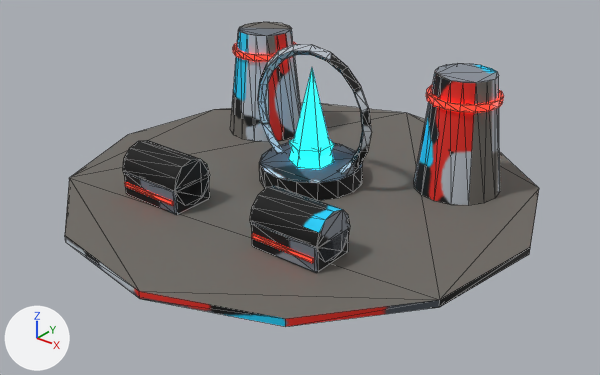
The glTF model game/assets/models/district_scifi_c_red.glb, before and after one commit.
Camera for both pictures: a 50 mm camera at (1.435, -1.801, 1.112) aimed at (0.043, -0.059, 0.032). Every picture has the same lights, and +X, +Y and +Z are marked at lower left. The first picture is the older version. Mesh edges are drawn as thin lines. Vertices at exactly the same position are counted once.

In view in the first picture: 'district_scifi_c_red'.
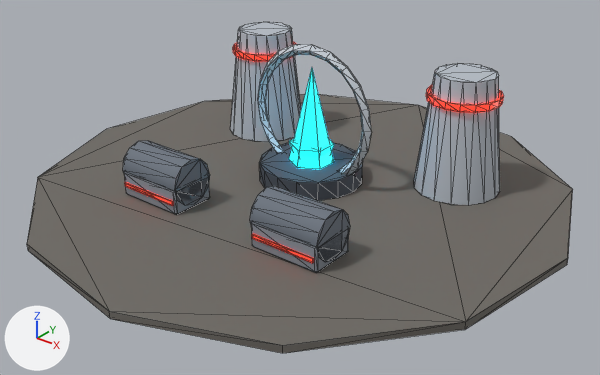
What differs and where, as boxes [x1, y1, x2, y2] in the pictures (600 x 375 px; the box of a moved part takes in the faces that stretch with it):
```json
{"object": "district_scifi_c_red", "change": "reshaped, surface changed", "before": [65, 22, 539, 327], "after": [27, 22, 573, 353], "on screen": "lighter, 15% wider, 8% taller"}
{"part": 1, "of": "me_m", "change": "moved or reshaped", "before": [65, 103, 539, 327], "after": [27, 94, 573, 353]}
{"part": 2, "of": "me_m", "change": "surface changed", "before": [65, 22, 537, 327], "after": [27, 22, 568, 353], "on screen": "lighter"}
```

The change, as JSON lines over the scene's bpy script:
```json
{"block": "me_m", "where": "# used by ob_district_scifi_c_red; location = (0.0, 0.0, 0.0)"}
{"op": "remove", "block": "me_m", "code": "me_m.from_pydata(...)  # 450 vertices, 844 faces; spans x -0.716..0.716, y -0.716..0.716, z -0.07..0.436"}
{"op": "add", "block": "me_m", "code": "me_m.from_pydata(...)  # 450 vertices, 844 faces; spans x -0.816..0.816, y -0.816..0.816, z -0.07..0.436"}
{"block": "me_m", "change": "me_m part 1: the loose piece of 24 vertices spanning x -0.716..0.716, y -0.716..0.716, z -0.01..0.012 is scaled about its middle by (1.14, 1.14, 1)"}
{"block": "me_m", "change": "me_m part 2: texture (UV) coordinates of 834 of 844 faces, centred in x -0.696..0.696, y -0.696..0.696, z -0.01..0.427, changed; they spanned u 0.0..0.96, v 0.0..0.96 and now span u 0.0..0.89, v 0.0..0.88"}
```
